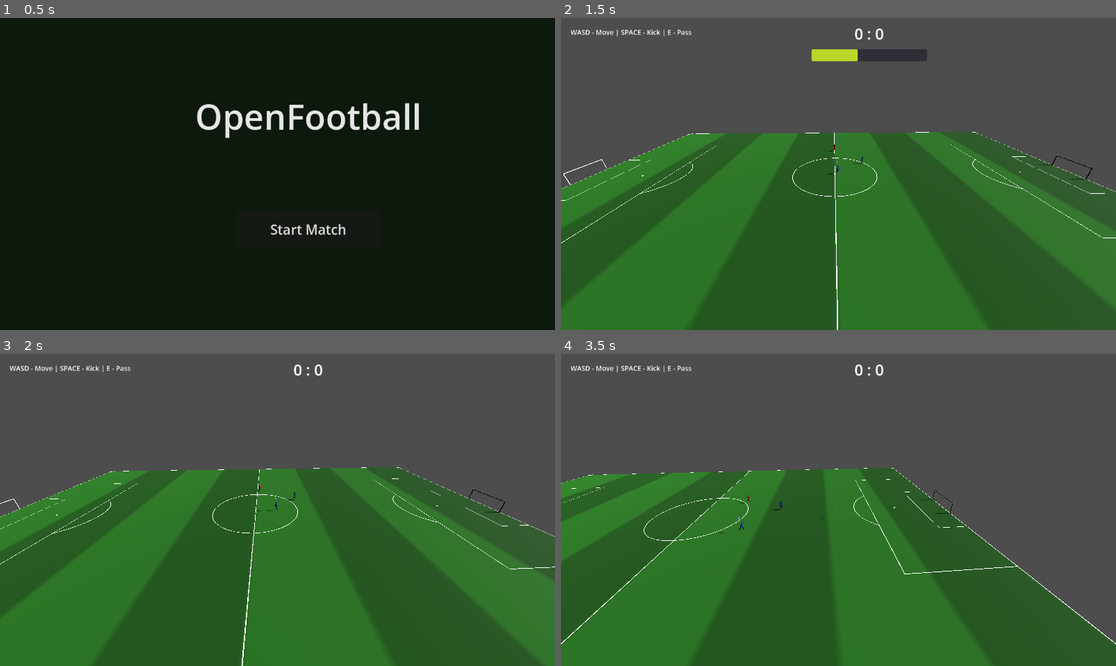
Above: before the commit, frames 1-4 (two rows, left to right).
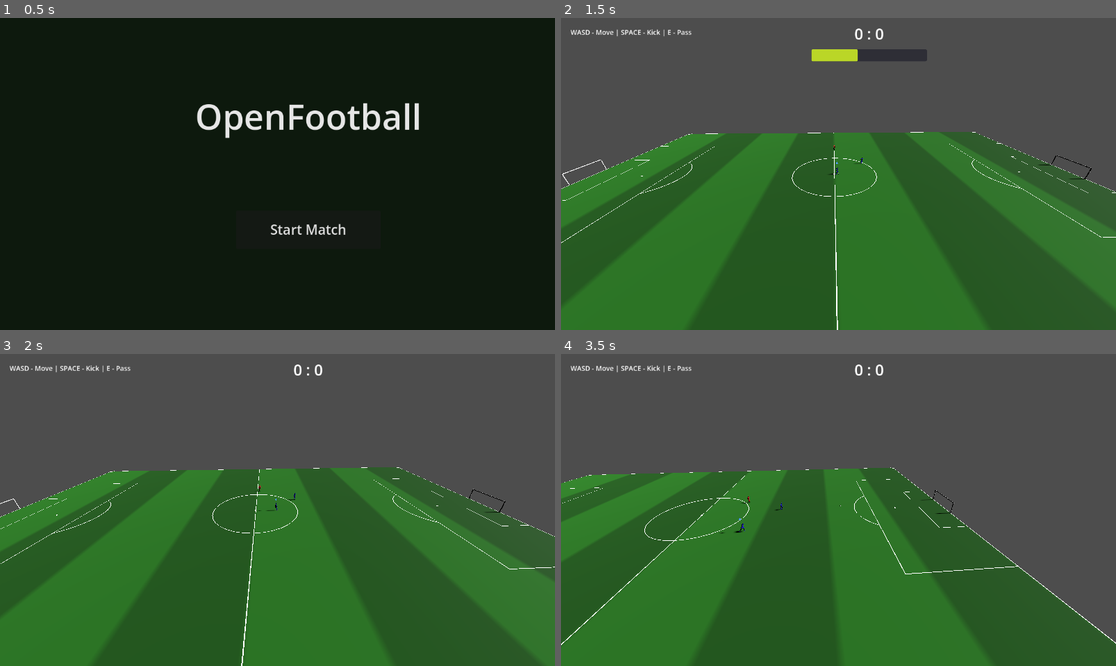
Above: after the commit, the same moments.

Repository: Churikov0112/open_football
Game: Godot game, scene res://scenes/main_menu.tscn
The game is run twice, just before and just after one commit, with the same random seed, the same clock (stepped at 60 frames per second) and the same inputs.
Inputs:
- Up to frame 1 (0.5 s): no input
- Up to frame 2 (1.5 s): click "Start Match" at 0.5 s; hold D (move_right) from 1.28 s (still down); hold Space (kick) from 1.28 s (still down)
- Up to frame 3 (2 s): keep holding D (move_right); keep holding Space (kick)
- Up to frame 4 (3.5 s): release D (move_right) at 2.03 s; release Space (kick) at 2.03 s; hold S (move_back) 2.03-2.78 s; tap E (pass) at 2.1 s; hold D (move_right) from 2.78 s (still down); hold Shift (sprint) from 2.78 s (still down)

Frame 1 is identical in both runs. In frame 2, 0.5% of the frame differs, in the area x 0-100%, y 36-97%; in frame 3, less than 0.1%; in frame 4, 0.5%.

Commit message:
fix(ragdoll): raise player capsules +0.25 so bodies rest at y=0.5 on the floor (no model float)

Diff:
--- a/scenes/match.tscn
+++ b/scenes/match.tscn
@@ -90,6 +90,7 @@
 mesh = SubResource(9)
 
 [node name="CollisionShape" type="CollisionShape3D" parent="PlayerHome"]
+transform = Transform3D(1, 0, 0, 0, 1, 0, 0, 0, 1, 0, 0.25, 0)
 shape = SubResource(7)
 
 [node name="CameraPivot" type="Node3D" parent="."]
--- a/scripts/match/match_manager.gd
+++ b/scripts/match/match_manager.gd
@@ -409,6 +409,7 @@
 	shape.height = 1.5
 	shape.radius = 0.3
 	col.shape = shape
+	col.position = Vector3(0, 0.25, 0)
 	new_player.add_child(col)
 	add_child(new_player)
 	new_player.add_to_group("team_2")
@@ -437,6 +438,7 @@
 	shape.height = 1.5
 	shape.radius = 0.3
 	col.shape = shape
+	col.position = Vector3(0, 0.25, 0)
 	new_player.add_child(col)
 	add_child(new_player)
 	new_player.add_to_group("team_1")
